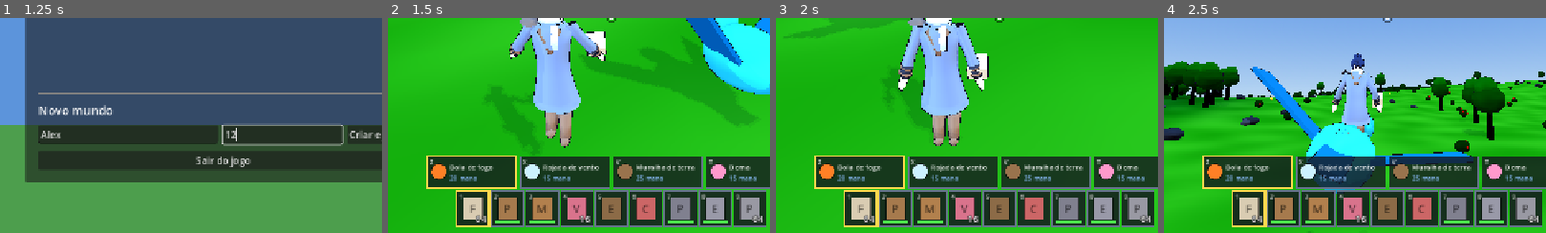
Above: before the commit, frames 1-4 (left to right).
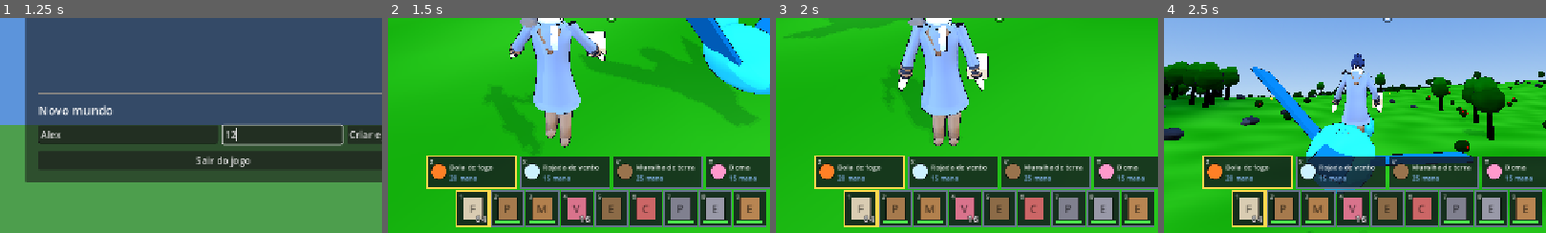
Above: after the commit, the same moments.

Repository: maicongill/jogo-claude
Game: Godot game, scene res://scenes/main_menu.tscn
Two runs of this game, one before a commit and one after it. Both use one fixed random seed, a clock stepped at 60 frames per second and the inputs below.
Inputs (mouse positions are % of the whole screen's width and height, from its top left):
- Up to frame 1 (1.25 s): click (38, 77) at 0.52 s; type "Alex" at 0.6 s; click (58, 77) at 0.75 s; type "12" at 0.83 s
- Up to frame 2 (1.5 s): click "Criar e jogar" at 1.25 s
- Up to frame 3 (2 s): no input
- Up to frame 4 (2.5 s): tap E (interact) at 2, 2.3 s; move the mouse to (55, 50) at 2.02 s; press the mouse at (55, 50) at 2.03 s; hold W (move_forward) from 2.03 s (still down); tap Space (jump) at 2.27 s
The pictures show only the part of the screen within x 21-71%, y 50-100%; the shares and areas given below are measured in that part.

Frame 1 is identical in both runs. In frame 2, 0.7% of the frame differs, in the area x 91-98%, y 83-96%; in frame 3, 0.7%; in frame 4, 0.7%.

Commit message:
Modo criativo com todos os itens e construção sem custo
- Game.creative + botão no Esc para trocar entre Sobrevivência e Criativo (EventBus.game_mode_changed)
- Criativo: CreativePanel no inventário (no lugar do crafting) com todos os itens: clique pega a
  quantidade (somando), direito pega pilha cheia, Shift + clique vai direto ao inventário, soltar
  no painel joga fora
- Construções não gastam material no criativo (custo "grátis"; demolir não devolve)
- Modo salvo no save e no world.json; menu mostra "Criativo"; "CRIATIVO" no topo da tela
- Teste test_creative; modo "creative" na ferramenta de captura

Co-Authored-By: Claude Opus 5.5 <noreply@anthropic.com>

Diff:
--- a/scripts/building/build_system.gd
+++ b/scripts/building/build_system.gd
@@ -154,6 +154,8 @@
 
 
 func _cost_text(d: BuildPieceData) -> String:
+	if Game.creative:
+		return "grátis no modo criativo"
 	var parts: PackedStringArray = []
 	for i in d.cost_items.size():
 		parts.append("%d %s" % [d.cost_counts[i], d.cost_items[i].display_name])
@@ -190,7 +192,7 @@
 	var xf: Transform3D = best["xf"]
 	var result := {"xf": xf, "valid": true, "reason": ""}
 	var inv := player.inventory
-	if not inv.has_items(d.cost_items, d.cost_counts):
+	if not Game.creative and not inv.has_items(d.cost_items, d.cost_counts):
 		result["valid"] = false
 		result["reason"] = "Faltam materiais: %s" % _cost_text(d)
 		return result
@@ -334,8 +336,9 @@
 
 func place(d: BuildPieceData, t: Dictionary) -> BuildPiece:
 	var inv := player.inventory
-	for i in d.cost_items.size():
-		inv.remove(d.cost_items[i], d.cost_counts[i])
+	if not Game.creative:  # no criativo construir não gasta material
+		for i in d.cost_items.size():
+			inv.remove(d.cost_items[i], d.cost_counts[i])
 	var piece := BuildPiece.new()
 	piece.setup(d)
 	world_root.add_child(piece)
@@ -368,7 +371,7 @@
 	var d := piece.data
 	for i in d.cost_items.size():
 		var back := int(d.cost_counts[i] * refund_fraction)
-		if back > 0:
+		if back > 0 and not Game.creative:  # no criativo não custou nada, então não devolve
 			player.inventory.add(d.cost_items[i], back)
 	EventBus.message.emit("%s demolido." % d.display_name)
 	piece.unlink_all()
--- a/scripts/core/event_bus.gd
+++ b/scripts/core/event_bus.gd
@@ -46,6 +46,8 @@
 signal load_requested
 ## Alguma tecla foi trocada no menu (para atualizar as dicas na tela).
 signal keybinds_changed
+## Mudou entre sobrevivência (false) e criativo (true).
+signal game_mode_changed(creative: bool)
 
 
 ## Remove as ligações que sobraram do mundo anterior. Funções anônimas (lambdas) ligadas aos sinais
--- a/scripts/core/game.gd
+++ b/scripts/core/game.gd
@@ -27,6 +27,9 @@
 var start_with_tamed_pet := false
 
 var _ui_open_count := 0
+## Modo criativo: todos os itens à mão (Tab) e construções sem custo. Falso = sobrevivência.
+var creative := false
+
 ## Mundo em que o jogador está (pasta em user://worlds/). Vazio = sem mundo (testes, cena direta).
 var current_world := ""
 ## Ao entrar num mundo que já tem save: o mundo carrega o save assim que o chão existir.
@@ -119,9 +122,20 @@
 	build_mode = false
 	_ui_open_count = 0
 	loading_world = false
+	creative = false
 
 
 ## Fechar a janela no meio do jogo também salva.
 func _notification(what: int) -> void:
 	if what == NOTIFICATION_WM_CLOSE_REQUEST:
 		save_current_world()
+
+
+## Troca entre sobrevivência e criativo (o modo fica salvo no mundo).
+func set_creative(on: bool) -> void:
+	if creative == on:
+		return
+	creative = on
+	if current_world != "":
+		Worlds.set_mode(current_world, on)
+	EventBus.game_mode_changed.emit(on)
--- a/scripts/core/save_system.gd
+++ b/scripts/core/save_system.gd
@@ -73,6 +73,7 @@
 			"carried": world.goals.carried_distance,
 		},
 		"pickups": _pickups(world),
+		"creative": Game.creative,
 		"camera": [(p.get_node("CameraPivot") as Node3D).global_rotation.y, (p.get_node("CameraPivot/SpringArm3D") as Node3D).rotation.x],
 	}
 
@@ -222,6 +223,7 @@
 	for k in gp.get("kill_sources", []):
 		world.goals.kill_sources[StringName(k)] = true
 	world.goals.carried_distance = gp.get("carried", 0.0)
+	Game.set_creative(bool(d.get("creative", false)))
 	# Itens largados no chão e para onde a câmera olhava.
 	for e: Dictionary in d.get("pickups", []):
 		var it := Database.item(StringName(e["id"]))
--- a/scripts/core/worlds.gd
+++ b/scripts/core/worlds.gd
@@ -86,6 +86,17 @@
 	return DirAccess.remove_absolute(path) == OK
 
 
+## Guarda o modo do mundo (para o menu mostrar "Criativo").
+static func set_mode(id: String, creative: bool) -> void:
+	var info := get_info(id)
+	if info.is_empty():
+		return
+	info["creative"] = creative
+	info.erase("id")
+	info.erase("has_save")
+	_write(id, info)
+
+
 ## Marca que o mundo foi jogado agora (para a lista ficar em ordem).
 static func touch(id: String) -> void:
 	var info := get_info(id)
--- /dev/null
+++ b/scripts/ui/creative_panel.gd
@@ -0,0 +1,82 @@
+class_name CreativePanel
+extends VBoxContainer
+## Modo criativo: todos os itens do jogo, ao lado do inventário (no lugar do crafting).
+## Clique pega a quantidade escolhida (clicar de novo no mesmo item soma), botão direito pega uma
+## pilha cheia, Shift + clique manda direto para o inventário. Soltar um item aqui joga fora.
+
+signal item_clicked(item: ItemData, button: int, shift: bool)
+signal trash_requested
+
+const OFFSET := 2000
+
+var quantity: SpinBox
+var _items: Array[ItemData] = []
+var _slots: Array[SlotUI] = []
+
+
+func setup() -> void:
+	add_theme_constant_override("separation", 6)
+	var title := Label.new()
+	title.text = "Todos os itens (criativo)"
+	title.add_theme_font_size_override("font_size", 18)
+	add_child(title)
+	var row := HBoxContainer.new()
+	add_child(row)
+	var ql := Label.new()
+	ql.text = "Quantidade:"
+	row.add_child(ql)
+	quantity = SpinBox.new()
+	quantity.min_value = 1
+	quantity.max_value = 64
+	quantity.value = 1
+	quantity.custom_minimum_size.x = 90
+	row.add_child(quantity)
+	for preset in [1, 16, 64]:
+		var b := Button.new()
+		b.text = str(preset)
+		b.focus_mode = Control.FOCUS_NONE
+		b.pressed.connect(func() -> void: quantity.value = preset)
+		row.add_child(b)
+	var help := Label.new()
+	help.text = "Clique: pega · Direito: pilha cheia\nShift + clique: vai para o inventário\nSolte um item aqui para jogar fora"
+	help.modulate = Color(1, 1, 1, 0.7)
+	help.add_theme_font_size_override("font_size", 13)
+	add_child(help)
+	var scroll := ScrollContainer.new()
+	scroll.custom_minimum_size = Vector2(300, 200)
+	scroll.horizontal_scroll_mode = ScrollContainer.SCROLL_MODE_DISABLED
+	add_child(scroll)
+	var grid := GridContainer.new()
+	grid.columns = 5
+	grid.add_theme_constant_override("h_separation", 4)
+	grid.add_theme_constant_override("v_separation", 4)
+	scroll.add_child(grid)
+	_items.clear()
+	for it: ItemData in Database.items.values():
+		_items.append(it)
+	_items.sort_custom(func(a: ItemData, b: ItemData) -> bool:
+		if a.kind != b.kind:
+			return a.kind < b.kind
+		return a.display_name < b.display_name)
+	for i in _items.size():
+		var slot := SlotUI.new()
+		slot.index = OFFSET + i
+		slot.set_stack(ItemStack.new(_items[i], 1))
+		slot.pressed.connect(_on_pressed)
+		grid.add_child(slot)
+		_slots.append(slot)
+
+
+func _on_pressed(index: int, button: int) -> void:
+	var i := index - OFFSET
+	if i < 0 or i >= _items.size():
+		return
+	item_clicked.emit(_items[i], button, Input.is_key_pressed(KEY_SHIFT))
+
+
+func item_at(i: int) -> ItemData:
+	return _items[i]
+
+
+func item_count() -> int:
+	return _items.size()
--- a/scripts/ui/hud.gd
+++ b/scripts/ui/hud.gd
@@ -111,6 +111,9 @@
 	var crafting := CraftingPanel.new()
 	crafting.setup(player.inventory)
 	_inventory_panel.add_side_panel(crafting)
+	var creative := CreativePanel.new()
+	creative.setup()
+	_inventory_panel.set_side_panels(crafting, creative)
 
 	var spell_bar := SpellBar.new()
 	root.add_child(spell_bar)
@@ -278,10 +281,16 @@
 	_fps_timer -= delta
 	if _fps_timer <= 0.0:
 		_fps_timer = 0.5
-		_fps_label.visible = Config.b("visual.show_fps", true)
+		var show_fps := Config.b("visual.show_fps", true)
 		var fps := Engine.get_frames_per_second()
-		_fps_label.text = "%d FPS" % fps
-		_fps_label.modulate = Color(0.6, 1.0, 0.6) if fps >= 55 else (Color(1.0, 0.9, 0.4) if fps >= 30 else Color(1.0, 0.45, 0.4))
+		var parts: PackedStringArray = []
+		if Game.creative:
+			parts.append("CRIATIVO")
+		if show_fps:
+			parts.append("%d FPS" % fps)
+		_fps_label.visible = not parts.is_empty()
+		_fps_label.text = "  ·  ".join(parts)
+		_fps_label.modulate = Color(0.6, 1.0, 0.6) if fps >= 55 or not show_fps else (Color(1.0, 0.9, 0.4) if fps >= 30 else Color(1.0, 0.45, 0.4))
 	if player != null and player.combat != null and (player.combat.charge_ratio() >= 0.0 or _crosshair.has_meta(&"was_charging")):
 		_crosshair.queue_redraw()
 		if player.combat.charge_ratio() >= 0.0:
--- a/scripts/ui/inventory_panel.gd
+++ b/scripts/ui/inventory_panel.gd
@@ -15,6 +15,8 @@
 var _bag_title: Label
 var _bag_grid: GridContainer
 var _bag_slots: Array[SlotUI] = []
+var _crafting: Control
+var _creative: CreativePanel
 var _cursor_ui: SlotUI
 var _content: VBoxContainer
 
@@ -88,6 +90,42 @@
 ## Painéis extras (receitas...) entram à direita do inventário.
 func add_side_panel(node: Control) -> void:
 	get_child(0).get_child(0).add_child(node)
+
+
+## Crafting na sobrevivência; todos os itens no criativo (os dois ficam no mesmo lugar).
+func set_side_panels(crafting: Control, creative: CreativePanel) -> void:
+	_crafting = crafting
+	_creative = creative
+	add_side_panel(creative)
+	creative.item_clicked.connect(_on_creative_item)
+	_apply_mode()
+	EventBus.game_mode_changed.connect(func(_on: bool) -> void: _apply_mode())
+
+
+func _apply_mode() -> void:
+	if _crafting != null:
+		_crafting.visible = not Game.creative
+	if _creative != null:
+		_creative.visible = Game.creative
+
+
+## Clique num item do painel criativo.
+func _on_creative_item(item: ItemData, button: int, shift: bool) -> void:
+	var qty := item.stack_max if button == MOUSE_BUTTON_RIGHT else int(_creative.quantity.value)
+	if not item.is_stackable():
+		qty = 1
+	qty = clampi(qty, 1, item.stack_max)
+	if shift and button == MOUSE_BUTTON_LEFT:
+		var left := inventory.add(item, qty)
+		if left > 0:
+			EventBus.message.emit("Inventário cheio.")
+	elif _cursor != null and _cursor.item.id != item.id:
+		_cursor = null  # solta o que estava no cursor aqui = joga fora
+	elif _cursor != null and item.is_stackable():
+		_cursor.count = mini(_cursor.count + qty, item.stack_max)
+	elif _cursor == null:
+		_cursor = ItemStack.new(item, qty)
+	refresh()
 
 
 func _input(event: InputEvent) -> void:
--- a/scripts/ui/main_menu.gd
+++ b/scripts/ui/main_menu.gd
@@ -131,6 +131,8 @@
 	var when := Time.get_datetime_string_from_unix_time(int(w.get("played", 0)) + _tz_offset(), true)
 	detail.text = "Seed %s · %s · %s" % [str(int(w["seed"])), "jogado em " + when.replace("T", " ").left(16) if w["has_save"] else "ainda sem progresso salvo", ""]
 	detail.text = detail.text.trim_suffix(" · ")
+	if w.get("creative", false):
+		detail.text += " · Criativo"
 	detail.modulate = Color(1, 1, 1, 0.7)
 	info.add_child(detail)
 	var play := Button.new()
--- a/scripts/ui/options_menu.gd
+++ b/scripts/ui/options_menu.gd
@@ -34,6 +34,16 @@
 	_box.add_theme_constant_override("separation", 10)
 	_tabs.add_child(_box)
 	_build_keys_tab()
+
+	var mode := Button.new()
+	mode.name = "ModeButton"
+	var mode_text := func() -> String: return "Modo: Criativo (trocar para Sobrevivência)" if Game.creative else "Modo: Sobrevivência (trocar para Criativo)"
+	mode.text = mode_text.call()
+	mode.pressed.connect(func() -> void:
+		Game.set_creative(not Game.creative)
+		mode.text = mode_text.call())
+	EventBus.game_mode_changed.connect(func(_on: bool) -> void: mode.text = mode_text.call())
+	_box.add_child(mode)
 
 	var lose := CheckBox.new()
 	lose.text = "Perder itens ao morrer"
--- /dev/null
+++ b/tests/test_creative.gd
@@ -0,0 +1,89 @@
+extends Node
+## Modo criativo: botão no Esc troca de modo; painel com todos os itens (pegar quantidade, pilha
+## cheia, Shift = direto no inventário, soltar = jogar fora); construir não gasta material; o modo
+## fica salvo.
+
+var failures := 0
+
+
+func check(cond: bool, msg: String) -> void:
+	print(("  ok   " if cond else "  FAIL ") + msg)
+	if not cond:
+		failures += 1
+
+
+func _ready() -> void:
+	var main: Node = load("res://scenes/main.tscn").instantiate()
+	add_child(main)
+	var p: Player = main.player
+	while p.frozen:
+		await get_tree().process_frame
+	check(not Game.creative, "começa no modo sobrevivência")
+	var opts: OptionsMenu = main.hud.options
+	var mode_btn: Button = opts._box.get_node("ModeButton")
+	check(mode_btn.text.begins_with("Modo: Sobrevivência"), "botão do Esc mostra o modo atual")
+	mode_btn.pressed.emit()
+	check(Game.creative and mode_btn.text.begins_with("Modo: Criativo"), "o botão troca para o criativo")
+
+	var inv_panel: InventoryPanel = main.hud._inventory_panel
+	check(inv_panel._creative.visible and not inv_panel._crafting.visible, "no criativo o inventário mostra todos os itens no lugar do crafting")
+	check(inv_panel._creative.item_count() == Database.items.size(), "todos os %d itens do jogo estão no painel" % Database.items.size())
+
+	# Pegar itens.
+	var stone := Database.item(&"stone")
+	inv_panel.toggle()
+	inv_panel._creative.quantity.value = 10
+	inv_panel._on_creative_item(stone, MOUSE_BUTTON_LEFT, false)
+	check(inv_panel._cursor != null and inv_panel._cursor.item == stone and inv_panel._cursor.count == 10, "clique pega a quantidade escolhida (10)")
+	inv_panel._on_creative_item(stone, MOUSE_BUTTON_LEFT, false)
+	check(inv_panel._cursor.count == 20, "clicar de novo no mesmo item soma (20)")
+	inv_panel._on_slot_pressed(20, MOUSE_BUTTON_LEFT)
+	check(p.inventory.get_stack(20) != null and p.inventory.get_stack(20).count == 20, "solta as 20 pedras no inventário")
+	inv_panel._on_creative_item(Database.item(&"wood"), MOUSE_BUTTON_RIGHT, false)
+	check(inv_panel._cursor != null and inv_panel._cursor.count == Database.item(&"wood").stack_max, "botão direito pega uma pilha cheia")
+	inv_panel._on_creative_item(stone, MOUSE_BUTTON_LEFT, false)
+	check(inv_panel._cursor == null, "soltar no painel joga fora o que estava no cursor")
+	var before := p.inventory.count_of(Database.item(&"arrow"))
+	inv_panel._creative.quantity.value = 32
+	inv_panel._on_creative_item(Database.item(&"arrow"), MOUSE_BUTTON_LEFT, true)
+	check(p.inventory.count_of(Database.item(&"arrow")) == before + 32, "Shift + clique manda 32 flechas direto para o inventário")
+	inv_panel._on_creative_item(Database.item(&"wooden_sword"), MOUSE_BUTTON_RIGHT, false)
+	check(inv_panel._cursor != null and inv_panel._cursor.count == 1, "itens que não empilham vêm 1 por vez")
+	inv_panel._cursor = null
+	inv_panel.toggle()
+
+	# Construir sem gastar.
+	p.inventory.clear()
+	var b: BuildSystem = main.build
+	var h: float = main.chunks.height_at(16, 16)
+	var t := b.compute_target(Vector3(16, h, 16), 0)
+	check(t["valid"], "no criativo dá para construir sem nenhum material")
+	var fl := b.place(b.pieces_data[0], t)
+	check(fl != null and p.inventory.count_of(Database.item(&"wood")) == 0, "construir não gasta nada")
+	check(b._cost_text(b.pieces_data[0]).contains("grátis"), "o custo aparece como grátis")
+	b.demolish(fl)
+	check(p.inventory.count_of(Database.item(&"wood")) == 0, "demolir no criativo não devolve material")
+
+	# Volta à sobrevivência: construir volta a custar.
+	mode_btn.pressed.emit()
+	check(not Game.creative and inv_panel._crafting.visible and not inv_panel._creative.visible, "de volta à sobrevivência: crafting de volta")
+	var t2 := b.compute_target(Vector3(16, h, 16), 0)
+	check(not t2["valid"], "na sobrevivência, sem material não constrói")
+
+	# O modo é salvo.
+	Game.set_creative(true)
+	var d := SaveSystem.serialize(main)
+	check(d.get("creative", false) == true, "o save guarda o modo")
+	Game.set_creative(false)
+	SaveSystem.apply(main, d)
+	check(Game.creative, "carregar o save volta ao modo salvo")
+	var w := Worlds.create("Teste criativo", "1")
+	Game.current_world = w["id"]
+	Game.creative = false
+	Game.set_creative(true)
+	check(Worlds.get_info(w["id"]).get("creative", false), "o modo fica registrado no mundo (para o menu)")
+	Worlds.delete(w["id"])
+	Game.current_world = ""
+	Game.creative = false
+	print("FALHAS: ", failures)
+	get_tree().quit(1 if failures > 0 else 0)
--- /dev/null
+++ b/tests/test_creative.tscn
@@ -0,0 +1,6 @@
+[gd_scene format=3]
+
+[ext_resource type="Script" path="res://tests/test_creative.gd" id="1"]
+
+[node name="T" type="Node"]
+script = ExtResource("1")
--- a/tools/screenshot.gd
+++ b/tools/screenshot.gd
@@ -133,6 +133,9 @@
 		# Menu do Esc aberto na aba "Teclas".
 		main.hud.options.toggle()
 		main.hud.options._tabs.current_tab = 1
+	if args.size() > 6 and args[6] == "creative":
+		Game.set_creative(true)
+		main.hud._inventory_panel.toggle()
 	if args.size() > 6 and args[6] == "inv":
 		main.hud._inventory_panel.toggle()
 	await get_tree().create_timer(2.5 + extra).timeout
Not shown, added: scripts/ui/creative_panel.gd.uid
Not shown, added: tests/test_creative.gd.uid
Not shown, changed: CHANGELOG.md
